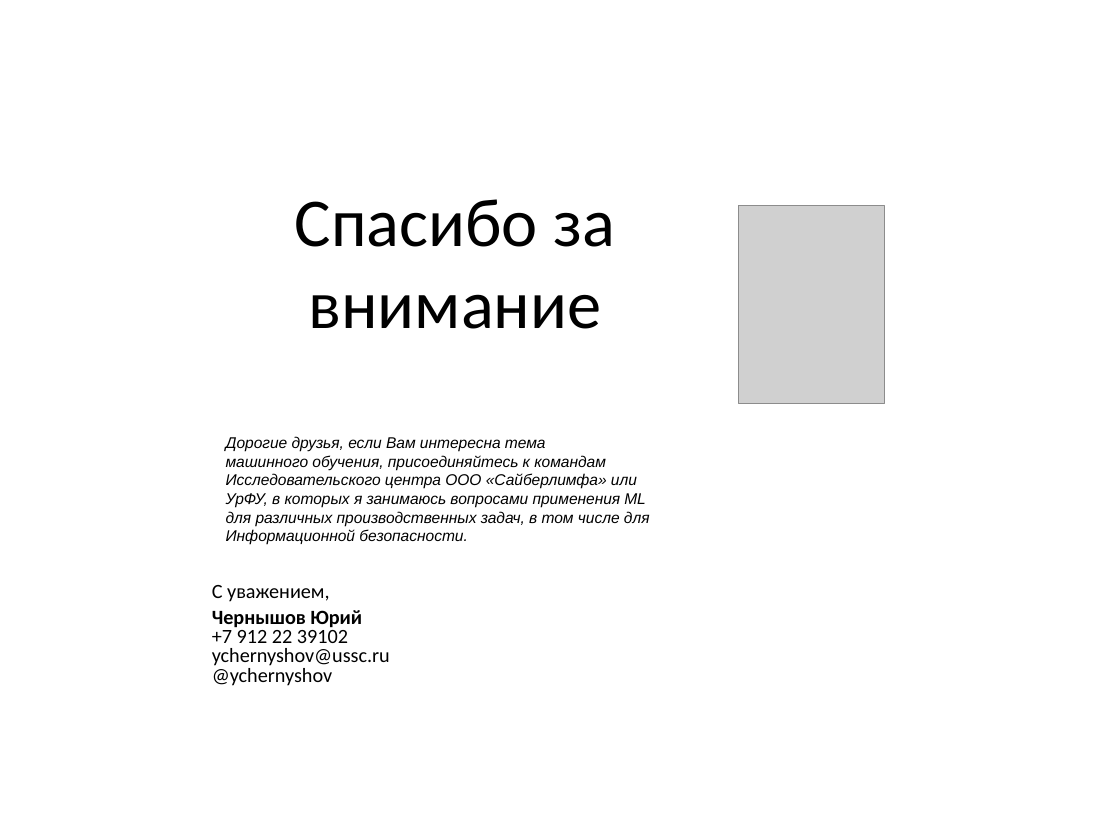
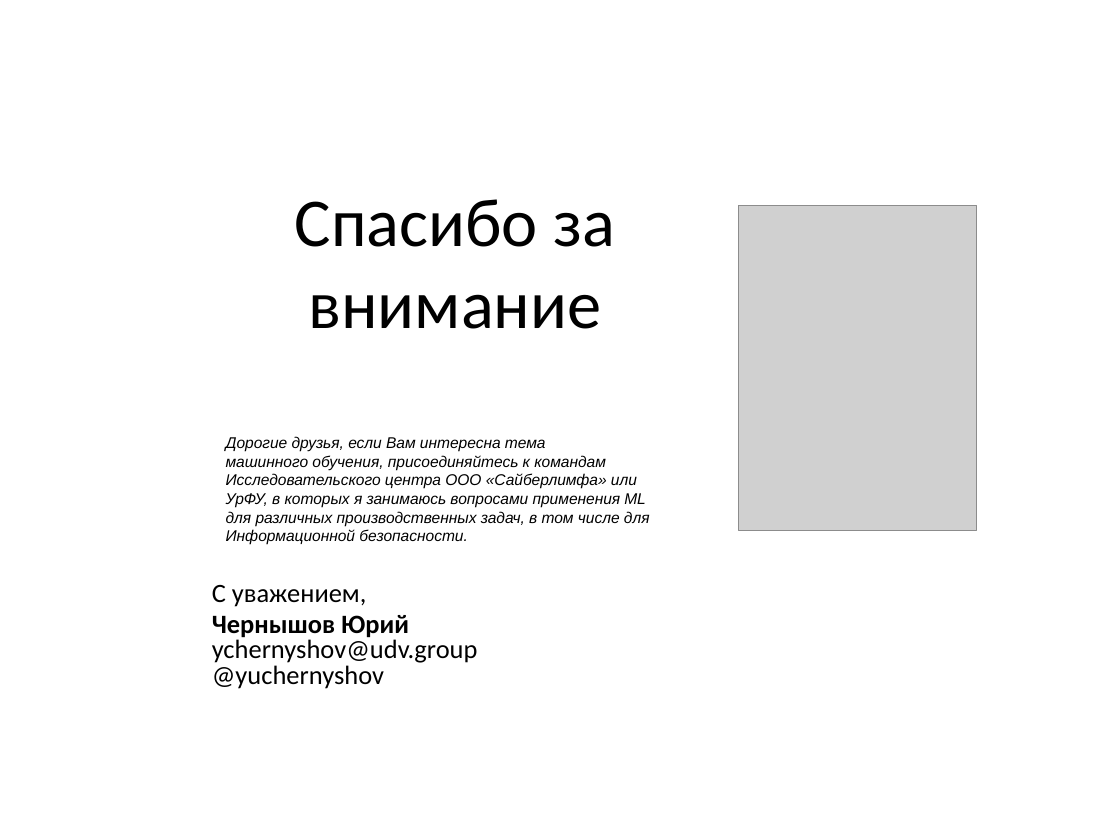
Before and after one commit to CyberLympha/Data-Science-Course, a slide deck: slide 16 of презентации/Деревья принятия решений.ppt. Drawn at 1120x840 pixels with LibreOffice and Linux fonts; fonts in the diff are those of the drawing; grey boxes stand for pictures. Boxes give left, top, right and bottom in pixels: in the first picture for what was removed or moved away, otherwise in the second. Text is boxed around its words. In the diff, an @@ line names an element or a change of style, - is before the commit and + after.

```diff
--- a/презентации/Деревья принятия решений.ppt
+++ b/презентации/Деревья принятия решений.ppt
@@ picture: place and size @@
-picture at <box>739,205,885,403</box>
+picture at <box>739,205,977,530</box>
@@ text at <box>212,585,409,640</box>: size 13 to 17 pt in "С уважением,", "Чернышов Юрий" @@
@@ text at <box>212,636,478,689</box>: text changed; size 13 to 17 pt @@
-+7 912 22 39102
-ychernyshov@ussc.ru
-@ychernyshov
+ychernyshov@udv.group
+@yuchernyshov
```
Also in this commit, not shown: 1 other slide changed, 12 other files.
